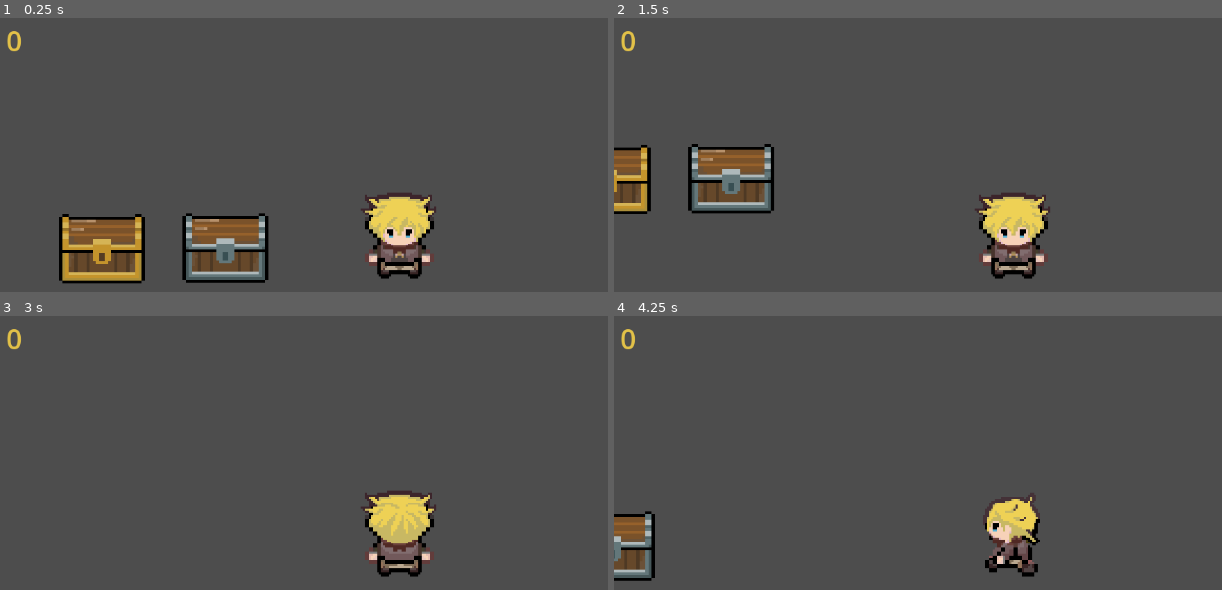
Above: before the commit, frames 1-4 (two rows, left to right).
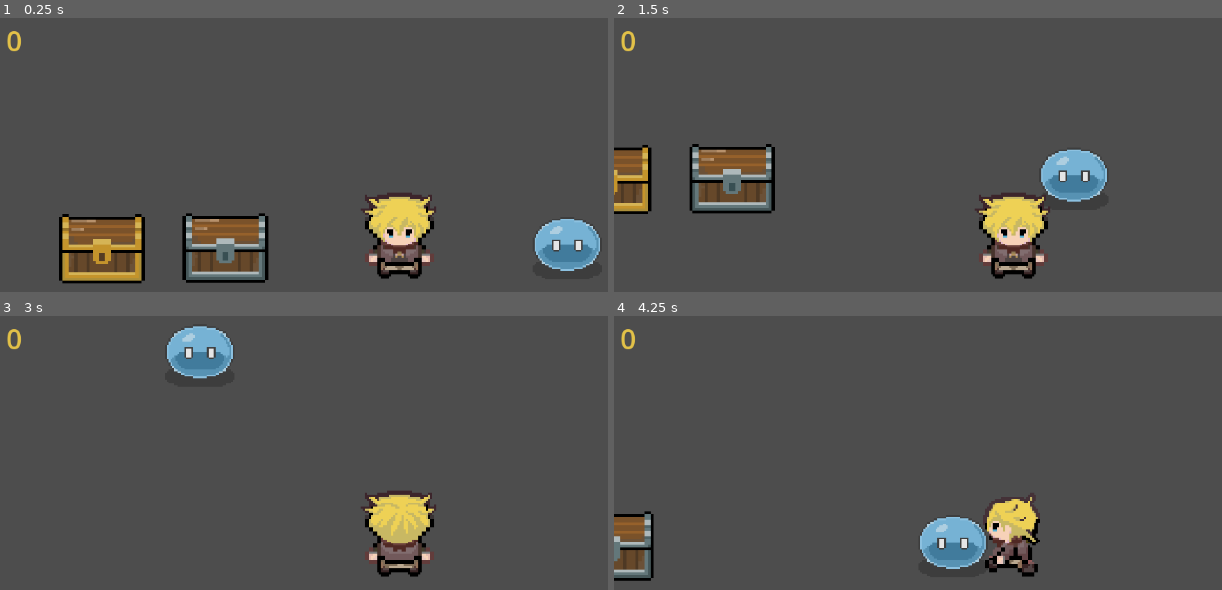
Above: after the commit, the same moments.

Repository: harrilo-boop/Final-design
Game: Godot game, scene res://scenes/map_scene/overworld.tscn
The game is run twice, just before and just after one commit, with the same random seed, the same clock (stepped at 60 frames per second) and the same inputs.
Inputs:
- Up to frame 1 (0.25 s): no input
- Up to frame 2 (1.5 s): tap Enter at 0.5 s; hold D (ui_right) 0.53-1.28 s; hold S (ui_down) from 1.28 s (still down)
- Up to frame 3 (3 s): release S (ui_down) at 2.03 s; hold D (ui_right) 2.03-2.78 s; hold W (ui_up) from 2.78 s (still down)
- Up to frame 4 (4.25 s): release W (ui_up) at 3.53 s; hold A (ui_left) from 3.53 s (still down)

The runs differ from the first frame. In frame 1, 1.6% of the frame differs, in the area x 87-99%, y 73-93%; in frame 2, 2.1%, in the area x 0-82%, y 45-72%; in frame 3, 1.6%; in frame 4, 1.8%.

Commit message:
basic system of enemy appear 50% progress

Diff:
--- a/final-project/resources/Enemy/Enemy_base1.tres
+++ b/final-project/resources/Enemy/Enemy_base1.tres
@@ -1,9 +1,11 @@
 [gd_resource type="Resource" script_class="enemy_resource" format=3 uid="uid://beb1twq6mgtrh"]
 
 [ext_resource type="Script" uid="uid://dfpgh1ebpmoho" path="res://script/Resource_script/resource_enemy.gd" id="1_1y6vl"]
+[ext_resource type="Texture2D" uid="uid://chgsyxfm0jag1" path="res://asset/Enemy/E01N slime normal.png" id="1_mpl81"]
 
 [resource]
 script = ExtResource("1_1y6vl")
+enemy_icon = ExtResource("1_mpl81")
 enemy_name = "Testing enemy 1"
 enemy_hp = 10
 xp_give = 9
--- a/final-project/resources/Floors/10-Boss.tres
+++ b/final-project/resources/Floors/18-Treausre.tres
@@ -1,9 +1,9 @@
-[gd_resource type="Resource" script_class="level_resource" format=3 uid="uid://bsopr0bddaju4"]
+[gd_resource type="Resource" script_class="level_resource" format=3 uid="uid://cbnc0rvbjj0q2"]
 
-[ext_resource type="Script" uid="uid://dgtpcgr5ug7eh" path="res://script/Resource_script/resource_level.gd" id="1_bujp8"]
+[ext_resource type="Script" uid="uid://dgtpcgr5ug7eh" path="res://script/Resource_script/resource_level.gd" id="1_j7usc"]
 
 [resource]
-script = ExtResource("1_bujp8")
-floor_number = 10
-floor_type = 5
+script = ExtResource("1_j7usc")
+floor_number = 18
+floor_type = 4
 metadata/_custom_type_script = "uid://dgtpcgr5ug7eh"
--- a/final-project/resources/Floors/11-Recovery.tres
+++ b/final-project/resources/Floors/23-Treasure.tres
@@ -1,9 +1,9 @@
-[gd_resource type="Resource" script_class="level_resource" format=3 uid="uid://ddvlpj6s78o0m"]
+[gd_resource type="Resource" script_class="level_resource" format=3 uid="uid://cfrfx2iyuji51"]
 
-[ext_resource type="Script" uid="uid://dgtpcgr5ug7eh" path="res://script/Resource_script/resource_level.gd" id="1_chjfo"]
+[ext_resource type="Script" uid="uid://dgtpcgr5ug7eh" path="res://script/Resource_script/resource_level.gd" id="1_er46q"]
 
 [resource]
-script = ExtResource("1_chjfo")
-floor_number = 11
+script = ExtResource("1_er46q")
+floor_number = 23
 floor_type = 3
 metadata/_custom_type_script = "uid://dgtpcgr5ug7eh"
--- a/final-project/resources/Floors/12-Logic.tres
+++ b/final-project/resources/Floors/36-Treasure.tres
@@ -1,9 +1,9 @@
-[gd_resource type="Resource" script_class="level_resource" format=3 uid="uid://ct5gma6t8dfmj"]
+[gd_resource type="Resource" script_class="level_resource" format=3 uid="uid://dh4okfgy6w7pk"]
 
-[ext_resource type="Script" uid="uid://dgtpcgr5ug7eh" path="res://script/Resource_script/resource_level.gd" id="1_gectl"]
+[ext_resource type="Script" uid="uid://dgtpcgr5ug7eh" path="res://script/Resource_script/resource_level.gd" id="1_n6fpp"]
 
 [resource]
-script = ExtResource("1_gectl")
-floor_number = 12
-floor_type = 2
+script = ExtResource("1_n6fpp")
+floor_number = 36
+floor_type = 4
 metadata/_custom_type_script = "uid://dgtpcgr5ug7eh"
--- a/final-project/resources/Floors/13-Battle.tres
+++ b/final-project/resources/Floors/6-Treasure.tres
@@ -1,9 +1,9 @@
-[gd_resource type="Resource" script_class="level_resource" format=3 uid="uid://0yvjtcjo3nb5"]
+[gd_resource type="Resource" script_class="level_resource" format=3 uid="uid://cha412450i8mh"]
 
-[ext_resource type="Script" uid="uid://dgtpcgr5ug7eh" path="res://script/Resource_script/resource_level.gd" id="1_g7tmp"]
+[ext_resource type="Script" uid="uid://dgtpcgr5ug7eh" path="res://script/Resource_script/resource_level.gd" id="1_8q12u"]
 
 [resource]
-script = ExtResource("1_g7tmp")
-floor_number = 13
-floor_type = 1
+script = ExtResource("1_8q12u")
+floor_number = 6
+floor_type = 4
 metadata/_custom_type_script = "uid://dgtpcgr5ug7eh"
--- a/final-project/resources/Floors/7-Treasure.tres
+++ b/final-project/resources/Floors/7-Treasure.tres
@@ -5,6 +5,5 @@
 [resource]
 script = ExtResource("1_o1k1f")
 floor_number = 7
-floor_describtion = "Intro for Treasure "
 floor_type = 4
 metadata/_custom_type_script = "uid://dgtpcgr5ug7eh"
--- a/final-project/scenes/Map_scene/TowerRoom.tscn
+++ b/final-project/scenes/Map_scene/TowerRoom.tscn
@@ -3,11 +3,21 @@
 [ext_resource type="Script" uid="uid://bqxqcbe31xcue" path="res://script/System_script/tower_room.gd" id="1_g3mfm"]
 [ext_resource type="PackedScene" uid="uid://cg7dhxiq2vh30" path="res://scenes/Character_scene/player.tscn" id="2_h20ji"]
 [ext_resource type="PackedScene" uid="uid://c50lf3k03pa2f" path="res://scenes/Object_scene/door.tscn" id="2_jw7tw"]
+[ext_resource type="PackedScene" uid="uid://g3x01mdihldn" path="res://scenes/Object_scene/itembox.tscn" id="4_tp0t4"]
+[ext_resource type="PackedScene" uid="uid://bocov7t2rxj7c" path="res://scenes/Character_scene/enemy.tscn" id="5_obu14"]
 
-[node name="Room" type="Node2D" unique_id=423902231]
+[sub_resource type="RectangleShape2D" id="RectangleShape2D_tp0t4"]
+size = Vector2(372, 7)
+
+[node name="Room" type="Node2D" unique_id=423902231 node_paths=PackedStringArray("treasure_area", "treasure_body", "treasure", "enter_require")]
 script = ExtResource("1_g3mfm")
+treasure_area = NodePath("TreasureBox")
+treasure_body = NodePath("TreasureBox/StaticBody2D/CollisionShape2D")
+treasure = NodePath("TreasureBox/CollisionShape2D")
+enter_require = NodePath("Enter_require/CollisionShape2D")
 
 [node name="player" parent="." unique_id=88700311 instance=ExtResource("2_h20ji")]
+position = Vector2(1018, 32)
 
 [node name="Playerspawn" type="Marker2D" parent="." unique_id=989365810]
 
@@ -32,10 +42,27 @@
 destination_tag = "Door_enter"
 
 [node name="CollisionShape2D" parent="Door_leave/Door" index="0" unique_id=1285604296]
-position = Vector2(3, -526)
+position = Vector2(0, -500)
+debug_color = Color(0.6555618, 0.81284916, 0.39626282, 0.41960785)
 
 [node name="Marker2D" parent="Door_leave/Door" index="1" unique_id=1382765507]
 position = Vector2(2, -331)
 
+[node name="TreasureBox" parent="." unique_id=327047994 instance=ExtResource("4_tp0t4")]
+visible = false
+
+[node name="AnimatedSprite2D" parent="TreasureBox" index="1" unique_id=1478324361]
+animation = &"rare_default"
+autoplay = "rare_default"
+
+[node name="Enter_require" type="StaticBody2D" parent="." unique_id=1414286607]
+
+[node name="CollisionShape2D" type="CollisionShape2D" parent="Enter_require" unique_id=191866290]
+position = Vector2(0, -361.5)
+shape = SubResource("RectangleShape2D_tp0t4")
+
+[node name="Enemy" parent="." unique_id=790093923 instance=ExtResource("5_obu14")]
+
 [editable path="Door_enter/Door"]
 [editable path="Door_leave/Door"]
+[editable path="TreasureBox"]
--- a/final-project/scenes/UI_scene/In_battle.tscn
+++ b/final-project/scenes/UI_scene/In_battle.tscn
@@ -2,11 +2,25 @@
 
 [ext_resource type="Script" uid="uid://crscq0jn3a2rj" path="res://script/System_script/battle.gd" id="1_cve37"]
 [ext_resource type="Script" uid="uid://cdhyyklnof0xc" path="res://script/Resource_script/resource_tech.gd" id="2_4uc4m"]
-[ext_resource type="Resource" uid="uid://beb1twq6mgtrh" path="res://resources/Enemy/Enemy_base1.tres" id="3_35c1n"]
-
-[sub_resource type="Resource" id="Resource_vqpje"]
+[ext_resource type="Script" uid="uid://dfpgh1ebpmoho" path="res://script/Resource_script/resource_enemy.gd" id="3_v4c7e"]
+[ext_resource type="Texture2D" uid="uid://h4tma5qm6pvx" path="res://asset/Enemy/E01A slime attacked.png" id="4_35c1n"]
+[ext_resource type="Script" uid="uid://dbd68g4nt4do" path="res://script/Resource_script/resource_item.gd" id="4_xb7t0"]
+[ext_resource type="Texture2D" uid="uid://bwikdaf5gtidb" path="res://asset/Enemy/E01B slime battle.png" id="5_5hhvv"]
+[ext_resource type="Texture2D" uid="uid://i434c1seg06n" path="res://asset/Player/attack/Character_player_attack0006.png" id="6_118um"]
+[ext_resource type="Texture2D" uid="uid://crkjr8xl1d7c" path="res://asset/Player/attack/Character_player_attack0007.png" id="7_v4c7e"]
+[ext_resource type="Texture2D" uid="uid://cb5wbwqk3ll20" path="res://asset/Player/attack/Character_player_attack0008.png" id="8_xb7t0"]
+
+[sub_resource type="Resource" id="Resource_ivdf3"]
 script = ExtResource("2_4uc4m")
 metadata/_custom_type_script = "uid://cdhyyklnof0xc"
+
+[sub_resource type="Resource" id="Resource_6u8j8"]
+script = ExtResource("3_v4c7e")
+metadata/_custom_type_script = "uid://dfpgh1ebpmoho"
+
+[sub_resource type="Resource" id="Resource_8lneb"]
+script = ExtResource("4_xb7t0")
+metadata/_custom_type_script = "uid://dbd68g4nt4do"
 
 [sub_resource type="LabelSettings" id="LabelSettings_vqpje"]
 font_size = 40
@@ -85,7 +99,54 @@
 
 [sub_resource type="StyleBoxFlat" id="StyleBoxFlat_ft0od"]
 
-[node name="Node2D" type="Node2D" unique_id=1501097680 node_paths=PackedStringArray("turn_label", "hp_ui", "enemy_ui", "change_turn", "player_bar", "enemy_bar", "options_button", "tech_options", "tech_1", "tech_2", "tech_3", "tech_4", "item_options", "item_1", "item_2", "item_3", "item_4", "item_5", "item_6", "item_7", "Battle_end", "learn_tech_yes", "learn_tech_no", "learn_label")]
+[sub_resource type="SpriteFrames" id="SpriteFrames_ivdf3"]
+animations = [{
+"frames": [{
+"duration": 1.0,
+"texture": ExtResource("6_118um")
+}, {
+"duration": 1.0,
+"texture": ExtResource("7_v4c7e")
+}, {
+"duration": 1.0,
+"texture": ExtResource("8_xb7t0")
+}, {
+"duration": 1.0,
+"texture": ExtResource("6_118um")
+}],
+"loop": false,
+"name": &"attack",
+"speed": 5.0
+}, {
+"frames": [{
+"duration": 1.0,
+"texture": ExtResource("6_118um")
+}],
+"loop": true,
+"name": &"default",
+"speed": 5.0
+}]
+
+[sub_resource type="SpriteFrames" id="SpriteFrames_e1vla"]
+animations = [{
+"frames": [{
+"duration": 1.0,
+"texture": ExtResource("4_35c1n")
+}],
+"loop": true,
+"name": &"attacked",
+"speed": 5.0
+}, {
+"frames": [{
+"duration": 1.0,
+"texture": ExtResource("5_5hhvv")
+}],
+"loop": true,
+"name": &"default",
+"speed": 5.0
+}]
+
+[node name="Node2D" type="Node2D" unique_id=1501097680 node_paths=PackedStringArray("turn_label", "hp_ui", "enemy_ui", "change_turn", "player_bar", "enemy_bar", "player_animation", "enemy_animation", "options_button", "tech_options", "tech_1", "tech_2", "tech_3", "tech_4", "item_options", "item_1", "item_2", "item_3", "item_4", "item_5", "item_6", "item_7", "Battle_end", "learn_tech_yes", "learn_tech_no", "learn_label")]
 script = ExtResource("1_cve37")
 turn_label = NodePath("Stats_UI/Turn_label")
 hp_ui = NodePath("Stats_UI/Playerhp_label")
@@ -93,10 +154,13 @@
 change_turn = NodePath("Change_turn")
 player_bar = NodePath("Stats_UI/Playerhp")
 enemy_bar = NodePath("Stats_UI/Enemyhp")
+player_animation = NodePath("Battle_animation/Player_animation")
+enemy_animation = NodePath("Battle_animation/Enemy_animation")
 options_button = NodePath("Options_button")
 tech_options = NodePath("Tech_options")
-tech_resource = SubResource("Resource_vqpje")
-enemy_resource = ExtResource("3_35c1n")
+tech_data = SubResource("Resource_ivdf3")
+enemy_data = SubResource("Resource_6u8j8")
+item_data = SubResource("Resource_8lneb")
 tech_1 = NodePath("Tech_options/Option1_button/Option1")
 tech_2 = NodePath("Tech_options/Option2_button/Option2")
 tech_3 = NodePath("Tech_options/Option3_button/Option3")
@@ -488,6 +552,21 @@
 theme_override_font_sizes/font_size = 32
 theme_override_styles/normal = SubResource("StyleBoxFlat_ft0od")
 text = "NO"
+
+[node name="Battle_animation" type="Node" parent="." unique_id=1134554578]
+
+[node name="Player_animation" type="AnimatedSprite2D" parent="Battle_animation" unique_id=2117135216]
+position = Vector2(315, 128)
+scale = Vector2(4, 4)
+sprite_frames = SubResource("SpriteFrames_ivdf3")
+animation = &"attack"
+autoplay = "default"
+
+[node name="Enemy_animation" type="AnimatedSprite2D" parent="Battle_animation" unique_id=1459097158]
+position = Vector2(826.00006, 170)
+scale = Vector2(3, 3)
+sprite_frames = SubResource("SpriteFrames_e1vla")
+autoplay = "default"
 
 [connection signal="timeout" from="Change_turn" to="." method="_enemy_turn"]
 [connection signal="pressed" from="Options_button/Attack_button/Attack" to="." method="_attack_choose"]
@@ -507,3 +586,4 @@
 [connection signal="pressed" from="Item_options/Item_option7/Item_7" to="." method="_on_item_7_pressed"]
 [connection signal="pressed" from="Battle_End/PanelContainer/Learn_yes" to="." method="replace_tech"]
 [connection signal="pressed" from="Battle_End/PanelContainer2/Learn_no" to="." method="not_replace_tech"]
+[connection signal="animation_finished" from="Battle_animation/Player_animation" to="." method="_player_attack_finish"]
--- a/final-project/scenes/character_scene/enemy.tscn
+++ b/final-project/scenes/character_scene/enemy.tscn
@@ -3,7 +3,7 @@
 [ext_resource type="Script" uid="uid://yib0k8kw8snq" path="res://script/System_script/enemy.gd" id="1_ps6yo"]
 
 [sub_resource type="CircleShape2D" id="CircleShape2D_8tegq"]
-radius = 42.0
+radius = 43.185646
 
 [node name="Enemy" type="CharacterBody2D" unique_id=790093923 groups=["Enemy"]]
 script = ExtResource("1_ps6yo")
@@ -12,4 +12,6 @@
 shape = SubResource("CircleShape2D_8tegq")
 debug_color = Color(0.96854955, 0.16239247, 0.19665086, 0.41960785)
 
+[node name="Sprite2D" type="Sprite2D" parent="." unique_id=175871390]
+
 [node name="Marker2D" type="Marker2D" parent="." unique_id=564999321]
--- a/final-project/scenes/map_scene/overworld.tscn
+++ b/final-project/scenes/map_scene/overworld.tscn
@@ -2,6 +2,7 @@
 
 [ext_resource type="PackedScene" uid="uid://cg7dhxiq2vh30" path="res://scenes/Character_scene/player.tscn" id="1_feswv"]
 [ext_resource type="PackedScene" uid="uid://bocov7t2rxj7c" path="res://scenes/Character_scene/enemy.tscn" id="2_2wux1"]
+[ext_resource type="Texture2D" uid="uid://chgsyxfm0jag1" path="res://asset/Enemy/E01N slime normal.png" id="3_a4k1r"]
 [ext_resource type="PackedScene" uid="uid://c50lf3k03pa2f" path="res://scenes/Object_scene/door.tscn" id="3_wqr2r"]
 [ext_resource type="PackedScene" uid="uid://g3x01mdihldn" path="res://scenes/Object_scene/itembox.tscn" id="4_a4k1r"]
 
@@ -13,7 +14,12 @@
 [node name="player" parent="." unique_id=88700311 instance=ExtResource("1_feswv")]
 
 [node name="Enemy" parent="." unique_id=790093923 instance=ExtResource("2_2wux1")]
+z_index = -1
 position = Vector2(242, 3)
+
+[node name="Sprite2D" parent="Enemy" index="1" unique_id=175871390]
+scale = Vector2(2.5, 2.5)
+texture = ExtResource("3_a4k1r")
 
 [node name="Door" type="Node" parent="." unique_id=1713063800]
 
@@ -57,6 +63,7 @@
 
 [node name="TileMapLayer" type="TileMapLayer" parent="." unique_id=1376892184]
 
+[editable path="Enemy"]
 [editable path="Door/Door_town"]
 [editable path="Door2/Door"]
 [editable path="Itembox2"]
--- a/final-project/script/Global_script/global.gd
+++ b/final-project/script/Global_script/global.gd
@@ -38,12 +38,11 @@
 #For locating player's last position before entering the battle
 var last_position: Vector2 = Vector2.ZERO
 var last_scene:String = "overworld"
-var battle_entered_by:String = "player"
 
 #Enemy's stats
 var enemy_hp:int = 10
 var max_enemy_hp:int = 10
-var enemy_atk:int = 10
+var enemy_atk:int = 1
 
 #Dictionary for all techniques
 var techs = {
--- a/final-project/script/Global_script/navigation_manager.gd
+++ b/final-project/script/Global_script/navigation_manager.gd
@@ -8,6 +8,7 @@
 
 var spawn_door_tag: String = ""
 var player_is_transitioning: bool = false
+
 
 func go_to_level(level_tag: String, destination_tag: String) -> void:
 	if player_is_transitioning:
@@ -26,7 +27,7 @@
 			TowerManager.next_floor()
 		"next_floor":
 			scene_to_load = FLOOR_LEAVE
-			Global.last_scene = "Tower_floorw"
+			Global.last_scene = "Tower_floor"
 			TowerManager.next_floor()
 
 	if scene_to_load == null:
--- a/final-project/script/Global_script/tower_manager.gd
+++ b/final-project/script/Global_script/tower_manager.gd
@@ -1,8 +1,10 @@
 extends Node
 class_name tower_manager
 
+#Find the correct resource file of tower room
 var current_floor: int = 0
 var max_floor: int = 50
+
 
 func _ready() -> void:
 	Global.current_floor = current_floor
@@ -14,10 +16,9 @@
 		if file.begins_with(str(current_floor) + "-") and file.ends_with(".tres"):
 			var path = folder_path + file
 			return load(path) as level_resource
-
-	print("Floor Resource Not Found: ", current_floor)
 	return null
 
+#Increase the floor level everytime enter the door
 func next_floor() -> void:
 	if current_floor < max_floor:
 		current_floor += 1
--- a/final-project/script/Object_script/itembox.gd
+++ b/final-project/script/Object_script/itembox.gd
@@ -1,6 +1,8 @@
 extends Area2D
 
+#Settings about the treasure/item box
 @export var item_animation: AnimatedSprite2D
+
 
 func _on_chest_opened(body):
 	if !body.is_in_group("player"):
--- a/final-project/script/Resource_script/resource_enemy.gd
+++ b/final-project/script/Resource_script/resource_enemy.gd
@@ -1,12 +1,15 @@
 extends Resource
 class_name enemy_resource
 
+@export var enemy_icon: Texture2D
 @export var enemy_name: String
+@export var battle_animation_name: String
 @export var weak: weakness
 @export var resist:resistance
 @export var enemy_atk:int = 1
 @export var enemy_hp:int = 0
 @export var xp_give:int = 1
+@export var appear_level: int = 1
 
 enum weakness{None, Fire, Water, Electric, Wind}
 enum resistance{None, Fire, Water, Electric, Wind}
--- a/final-project/script/System_script/battle.gd
+++ b/final-project/script/System_script/battle.gd
@@ -38,11 +38,13 @@
 @export var change_turn: Timer
 @export var player_bar: ProgressBar
 @export var enemy_bar: ProgressBar
+@export var player_animation: AnimatedSprite2D
+@export var enemy_animation: AnimatedSprite2D
 @export var options_button: Control
 @export var tech_options: Control
-@export var tech_resource: Resource
-@export var enemy_resource: Resource
-@export var item_resource: Resource
+@export var tech_data: Resource
+@export var enemy_data: Resource
+@export var item_data: Resource
 @export var tech_1: Button
 @export var tech_2: Button
 @export var tech_3: Button
@@ -74,12 +76,7 @@
 	xp_earn = Global.xp_earn
 	xp_level = Global.xp_level
 	equipped_tech = Global.equipped_tech
-	if Global.battle_entered_by == "player":
-		player_turn = true
-		enemy_turn = false
-	elif Global.battle_entered_by == "enemy":
-		player_turn = false
-		enemy_turn = true
+	player_animation.flip_h = true
 	item_buttons = [
 		item_1,
 		item_2,
@@ -130,13 +127,17 @@
 
 #Player's basic attack-----------------------------------------------
 func _attack_choose() -> void:
+	if player_animation.animation == "default":
+		player_animation.play("attack")
+		enemy_animation.play("attacked")
+	var tech_damage = tech_data.tech_atk
 	if player_turn == true and enemy_turn == false:
 		if enemy_hp >= 1:
 			total_damage_atk = max(0, player_atk)
 			enemy_hp = max(0, enemy_hp - total_damage_atk)
 			player_turn_change()
 		if enemy_hp == 0:
-			xp_earn = enemy_resource.xp_give
+			xp_earn = enemy_data.xp_give
 			battle_end()
 
 #Enemy turn's settings
@@ -147,7 +148,6 @@
 func _enemy_attack() -> void:
 	if player_hp >= 1:
 		total_enemy_atk = max(0, enemy_atk - Global.shield_amount)
-		Global.shield_amount = max(0, total_enemy_atk - Global.shield_amount)
 		player_hp = max(0, player_hp - total_enemy_atk)
 		enemy_turn_change()
 	if player_hp <= 0:
@@ -167,30 +167,37 @@
 			tech_buttons[tech].text = "Blank"
 			tech_buttons[tech].disabled = true
 
-func tech_damage_check(tech_resource) -> void:
-	var tech_damage = tech_resource.tech_atk
-	var ability_type = tech_resource.ability
-	if enemy_resource.weak == ability_type:
+func tech_damage_check(tech_data: tech_resource) -> void:
+	if player_animation.animation == "default":
+		player_animation.play("attack")
+		enemy_animation.play("attacked")
+	var tech_damage = tech_data.tech_atk
+	var ability_type = tech_data.ability
+	if enemy_data.weak == ability_type:
 		tech_damage *= 2 #Hit the weakness get critical
-	elif enemy_resource.resist == ability_type:
+	elif enemy_data.resist == ability_type:
 		tech_damage /= 2 #Hit the resist get half damage
 	total_damage_atk = tech_damage
 	enemy_hp = max(0,enemy_hp - total_damage_atk)
 	enemy_bar.value = enemy_hp
-	player_turn_change()
-	player_tp = player_tp - tech_resource.tech_tp
+	player_tp = player_tp - tech_data.tech_tp
 
 func _tech_options(tech: String) -> void:
 	if player_turn == true and enemy_turn == false:
-		var current_tech = Global.equipped_tech
-		tech_resource = Global.techs[tech]
-		tech_damage_check(tech_resource)
+		var _current_tech = Global.equipped_tech
+		tech_data = Global.techs[tech]
+		tech_damage_check(tech_data)
 		tech_options.hide()
 		options_button.show()
 	if enemy_hp == 0:
-			xp_earn = enemy_resource.xp_give
+			xp_earn = enemy_data.xp_give
 			print(player_hp)
 			battle_end()
+
+func _player_attack_finish() -> void:
+	player_turn_change()
+	player_animation.play("default")
+	enemy_animation.play("default")
 
 func _on_option_1_pressed() -> void:
 	select_tech(0)
--- a/final-project/script/System_script/enemy.gd
+++ b/final-project/script/System_script/enemy.gd
@@ -2,15 +2,12 @@
 class_name Enemy
 
 var player: CharacterBody2D
-
+@export var enemy_stats: enemy_resource
 
 
 # Called when the node enters the scene tree for the first time.
 func _ready() -> void:
-	for node in get_tree().get_nodes_in_group("player"):
-		player = node
+	pass
 
-
-# Called every frame. 'delta' is the elapsed time since the previous frame.
-func _process(delta: float) -> void:
+func enemy_type() -> void:
 	pass
--- a/final-project/script/System_script/player.gd
+++ b/final-project/script/System_script/player.gd
@@ -1,6 +1,6 @@
 extends CharacterBody2D
+class_name Player
 
-class_name Player
 #THE PLAYER SCRIPT WITH OVERWORLD SETTINGS
 
 var speed:float = 500
@@ -153,5 +153,4 @@
 func _enter_battle() -> void:
 	Global.last_position = global_position
 	battle_entered_by = "player"
-	Global.battle_entered_by = battle_entered_by
 	get_tree().call_deferred("change_scene_to_file", "res://scenes/UI_scene/In_battle.tscn")
--- a/final-project/script/System_script/tower_room.gd
+++ b/final-project/script/System_script/tower_room.gd
@@ -1,14 +1,23 @@
 extends Node2D
 class_name tower_room
 
+#Determine the type of level it is and give the correct stats
+@export var treasure_area: Area2D
+@export var treasure_body: CollisionShape2D
+@export var treasure: CollisionShape2D
+@export var enter_require: CollisionShape2D
+var level_require: bool = false
+
 func _ready() -> void:
+	treasure_area.hide()
+	treasure.disabled = true
+	treasure_body.disabled = true
+	enter_require.disabled = false
 	var current_floor_data = TowerManager.get_current_floor()
 	if current_floor_data == null:
 		print("No Floor Resource")
 		return
 	print("Current Floor: ", current_floor_data.floor_number)
-	print("Floor Type: ", current_floor_data.floor_type)
-
 	check_type(current_floor_data)
 
 func check_type(floor: level_resource) -> void:
@@ -23,8 +32,6 @@
 			create_treasure_room()
 		level_resource.FloorType.BOSS:
 			create_boss_room()
-		level_resource.FloorType.NONE:
-			print("Floor Type is NONE")
 
 func create_battle_room() -> void:
 	print("Battle Room")
@@ -37,6 +44,15 @@
 
 func create_treasure_room() -> void:
 	print("Treasure Room")
+	treasure_area.show()
+	treasure.disabled = false
+	treasure_body.disabled = false
 
 func create_boss_room() -> void:
 	print("Boss Room")
+
+func requirement_check() -> void:
+	if level_require == true:
+		enter_require.disabled = true
+		print("Go to Next Floor Allowed")
+		pass
Binary file added: final-project/asset/Enemy/E01A slime attacked.png
Not shown, added: final-project/asset/Enemy/E01A slime attacked.png.import
Binary file added: final-project/asset/Enemy/E01B slime battle.png
Not shown, added: final-project/asset/Enemy/E01B slime battle.png.import
Binary file added: final-project/asset/Enemy/E01N slime normal.png
Not shown, added: final-project/asset/Enemy/E01N slime normal.png.import
Not shown: 1 places in final-project/resources/Floors/29-Treasure.tres that only renumber resources
